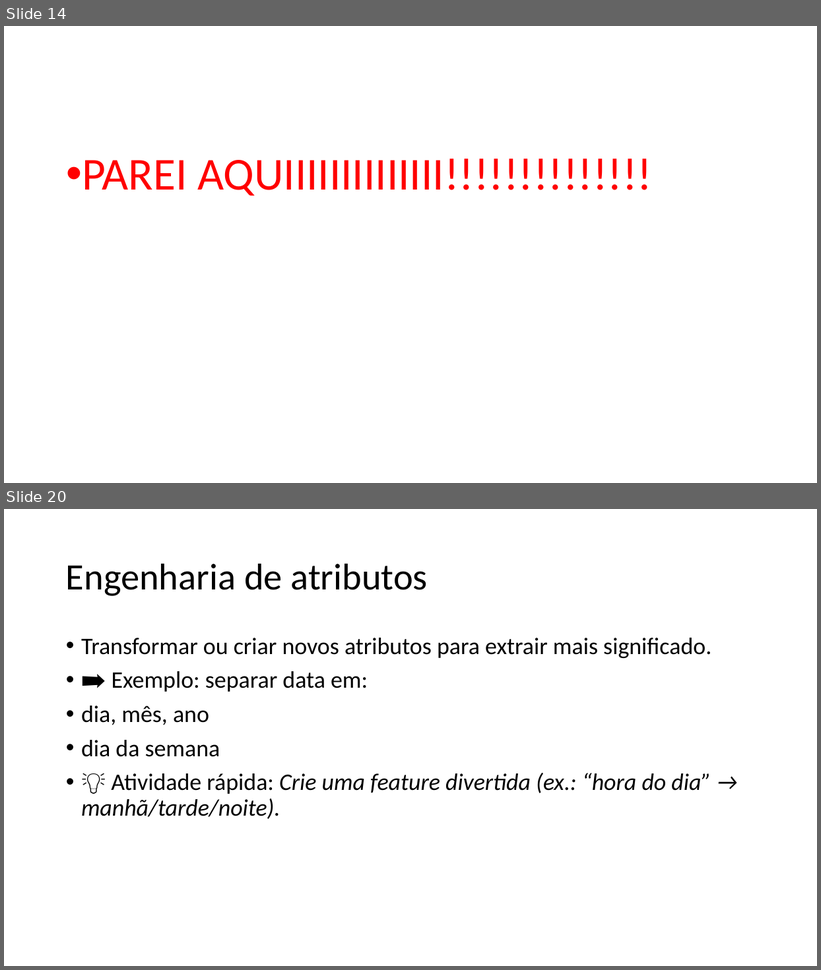
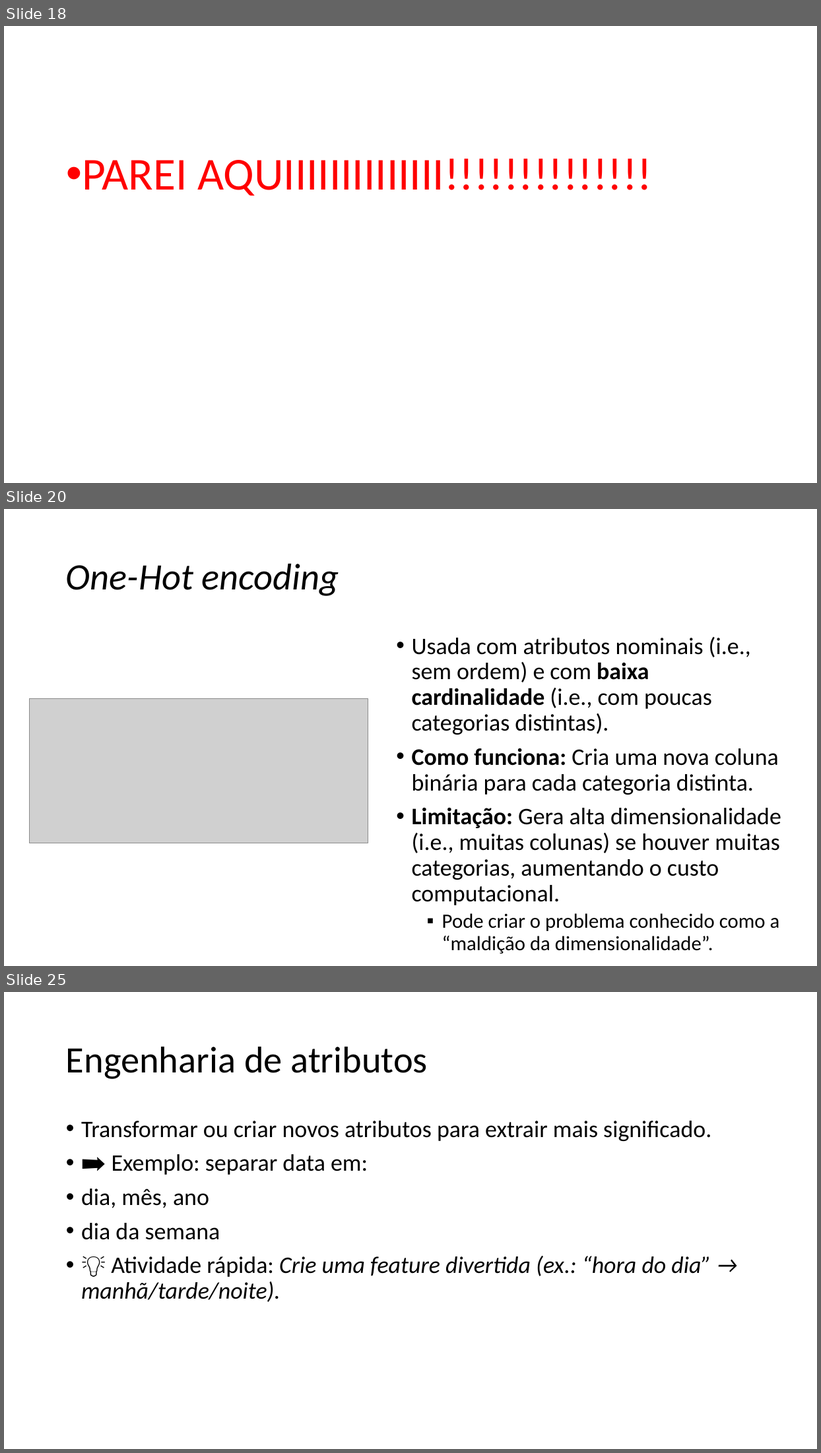
Before and after one commit to zz4fap/c24_inteligencia_artificial, a slide deck: slides/C24_Transformações.pptx. Shown one above the other, each under a label of ours: slides 14 and 20 before the commit, slides 18, 20 and 25 after it; the slides between them are not shown. The pictures are 821x970 and 821x1453 pixels, drawn with LibreOffice and Linux fonts; fonts in the diff are those of the drawing; grey boxes stand for pictures. Boxes give left, top, right and bottom in pixels: in the first picture for what was removed or moved away, otherwise in the second. Text is boxed around its words. In the diff, an @@ line names an element or a change of style, - is before the commit and + after.

```diff
--- a/slides/C24_Transformações.pptx
+++ b/slides/C24_Transformações.pptx
@@ slide 20 added at (x1=4, y1=509, x2=817, y2=966), background #FFFFFF @@
@@ title added at (x1=66, y1=563, x2=339, y2=596), 44 pt, text #000000, italic @@
+One-Hot encoding
@@ text added at (x1=412, y1=637, x2=781, y2=954), 28 pt, text #000000 @@
+• Usada com atributos nominais (i.e., sem ordem) e com baixa cardinalidade (i.e., com poucas categorias distintas).
+• Como funciona: Cria uma nova coluna binária para cada categoria distinta.
+• Limitação: Gera alta dimensionalidade (i.e., muitas colunas) se houver muitas categorias, aumentando o custo computacional.
+  ▪ Pode criar o problema conhecido como a “maldição da dimensionalidade”.
@@ picture added at (x1=30, y1=698, x2=368, y2=843) @@
@@ what was slide 14 is now slide 18 @@
@@ what was slide 20 is now slide 25 @@
```
Also in this commit, not shown: 2 slides changed, 5 other slides added, 2 slides removed.
